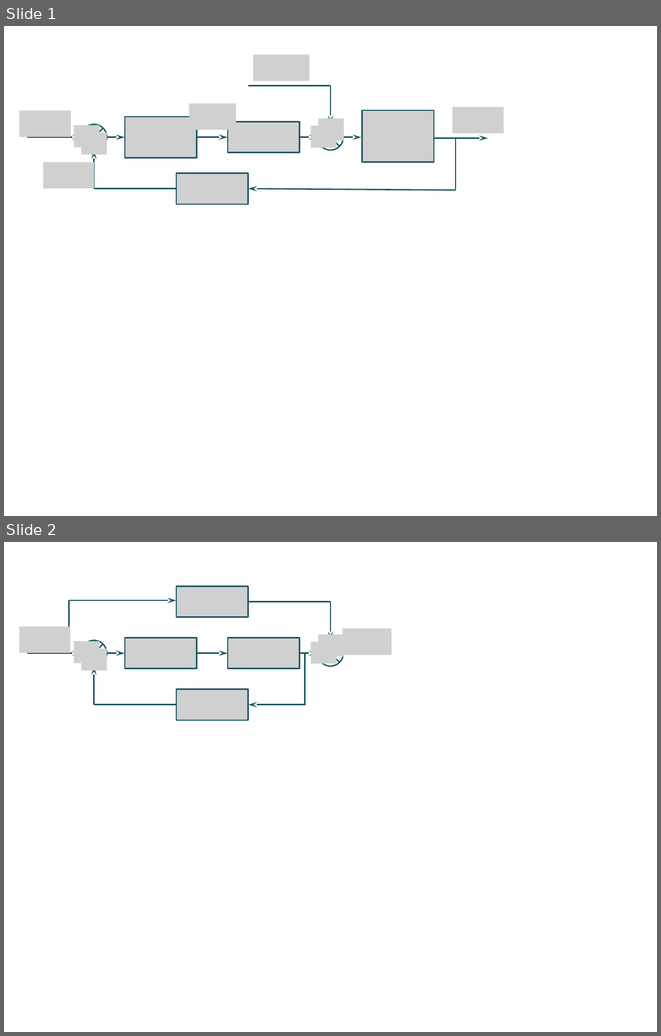
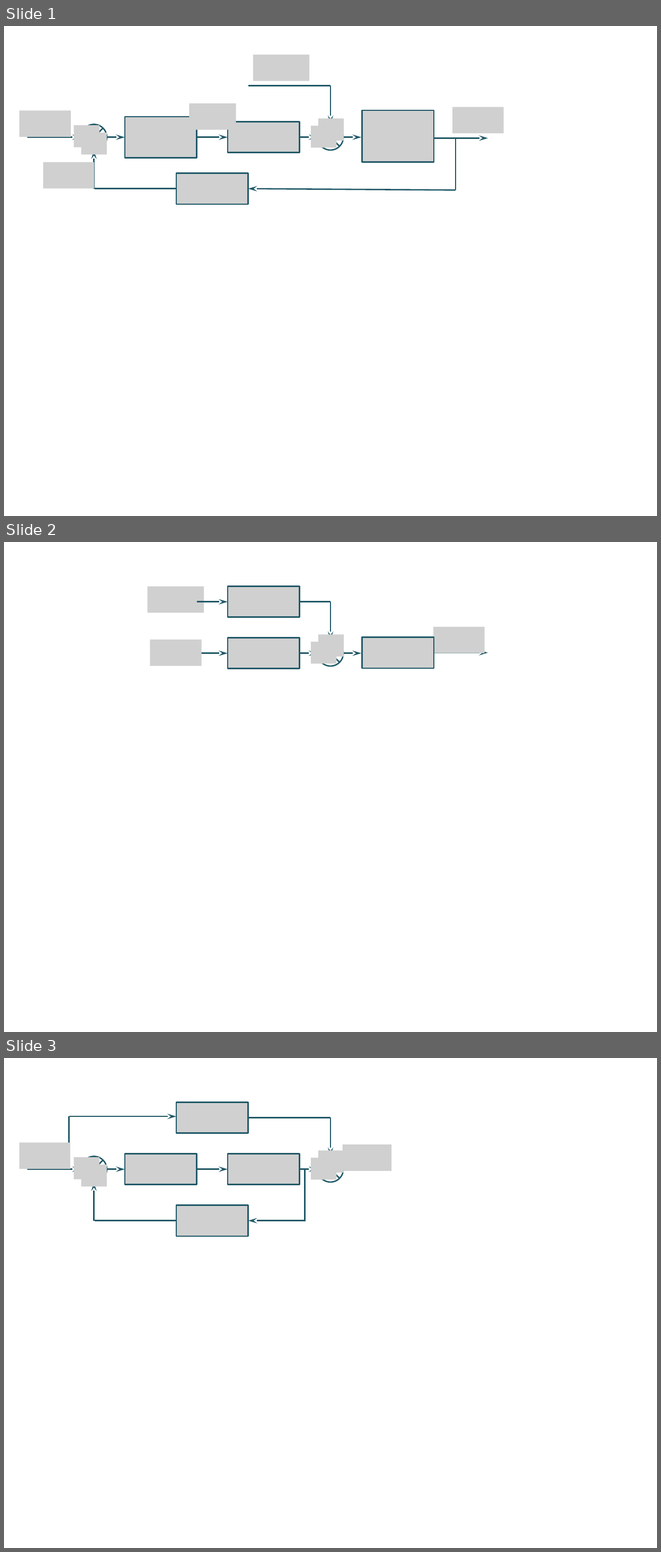
Before and after one commit to xpessoles/ExercicesCompetences, a slide deck: B2_ProposerModele/B2_07_ModelisationSchemaBlocs/51_MCC/images/Figures.pptx. Shown one above the other, each under a label of ours: slides 1 and 2 before the commit, slides 1, 2 and 3 after it. The pictures are 661x1036 and 661x1552 pixels, drawn with LibreOffice and Linux fonts; fonts in the diff are those of the drawing; grey boxes stand for pictures. Boxes give left, top, right and bottom in pixels: in the first picture for what was removed or moved away, otherwise in the second. Text is boxed around its words. In the diff, an @@ line names an element or a change of style, - is before the commit and + after.

```diff
--- a/B2_ProposerModele/B2_07_ModelisationSchemaBlocs/51_MCC/images/Figures.pptx
+++ b/B2_ProposerModele/B2_07_ModelisationSchemaBlocs/51_MCC/images/Figures.pptx
@@ slide 2 added at (x1=4, y1=542, x2=657, y2=1032), background #FFFFFF @@
@@ picture added at (x1=148, y1=587, x2=204, y2=612) @@
@@ picture added at (x1=228, y1=587, x2=300, y2=617) @@
@@ arrow added from (196, 602) to (228, 602), #215968 1.5 pt @@
@@ line added from (330, 602) to (300, 602), #215968 1.5 pt @@
@@ arrow added from (330, 602) to (330, 641), #215968 1.5 pt @@
@@ picture added at (x1=318, y1=635, x2=344, y2=657) @@
@@ picture added at (x1=433, y1=627, x2=484, y2=653) @@
@@ picture added at (x1=150, y1=640, x2=201, y2=665) @@
@@ arrow added from (196, 653) to (228, 653), #215968 1.5 pt @@
@@ picture added at (x1=228, y1=638, x2=300, y2=669) @@
@@ arrow added from (300, 653) to (317, 653), #215968 1.5 pt @@
@@ picture added at (x1=311, y1=642, x2=336, y2=664) @@
@@ flow chart summing junction added at (x1=317, y1=641, x2=343, y2=666), outline #215968 1.5 pt @@
@@ arrow added from (344, 653) to (361, 653), #215968 1.5 pt @@
@@ picture added at (x1=362, y1=637, x2=434, y2=668) @@
@@ arrow added from (434, 652) to (488, 652), #215968 1.5 pt @@
@@ what was slide 2 is now slide 3 @@
```
Also in this commit, not shown: 13 other files.
